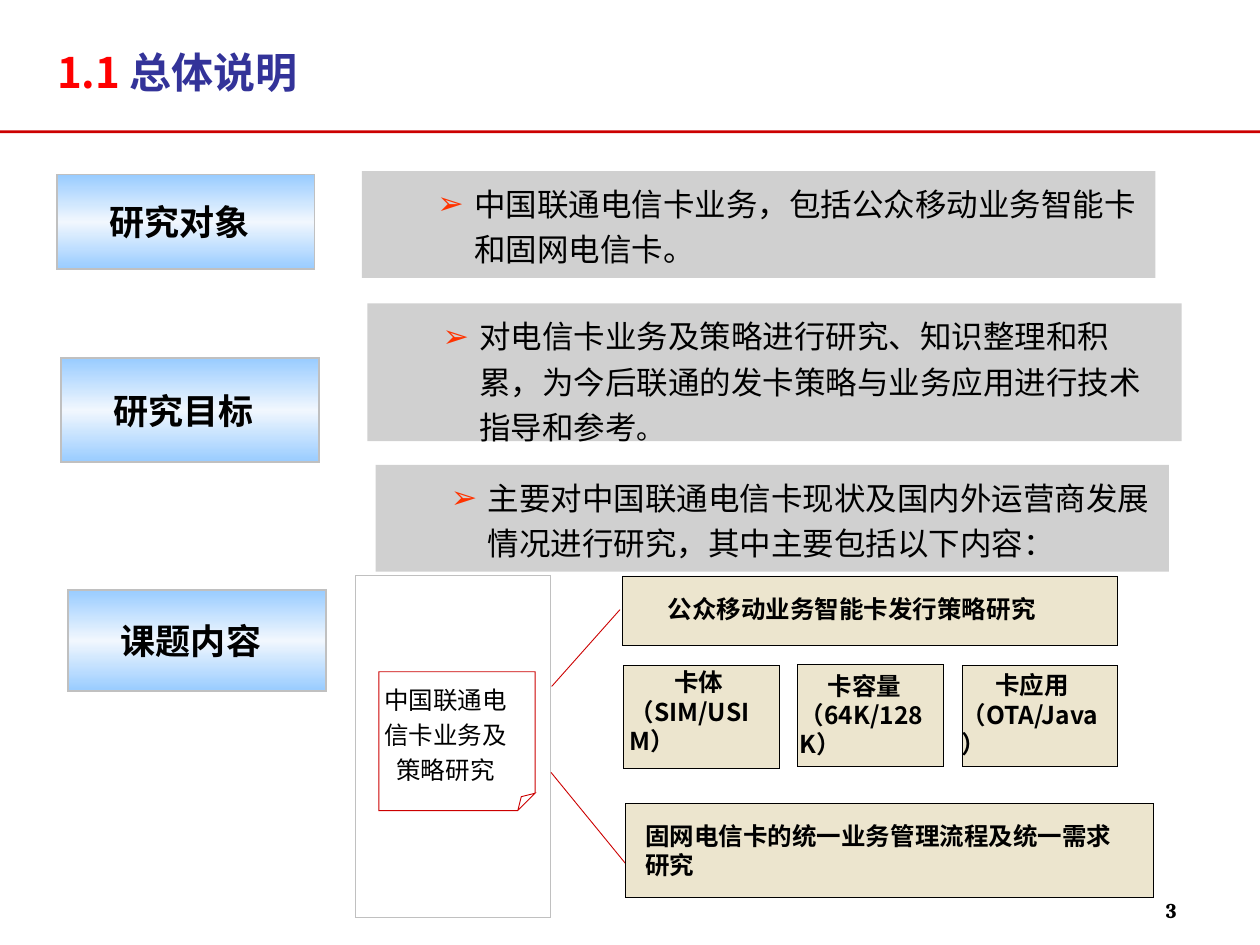
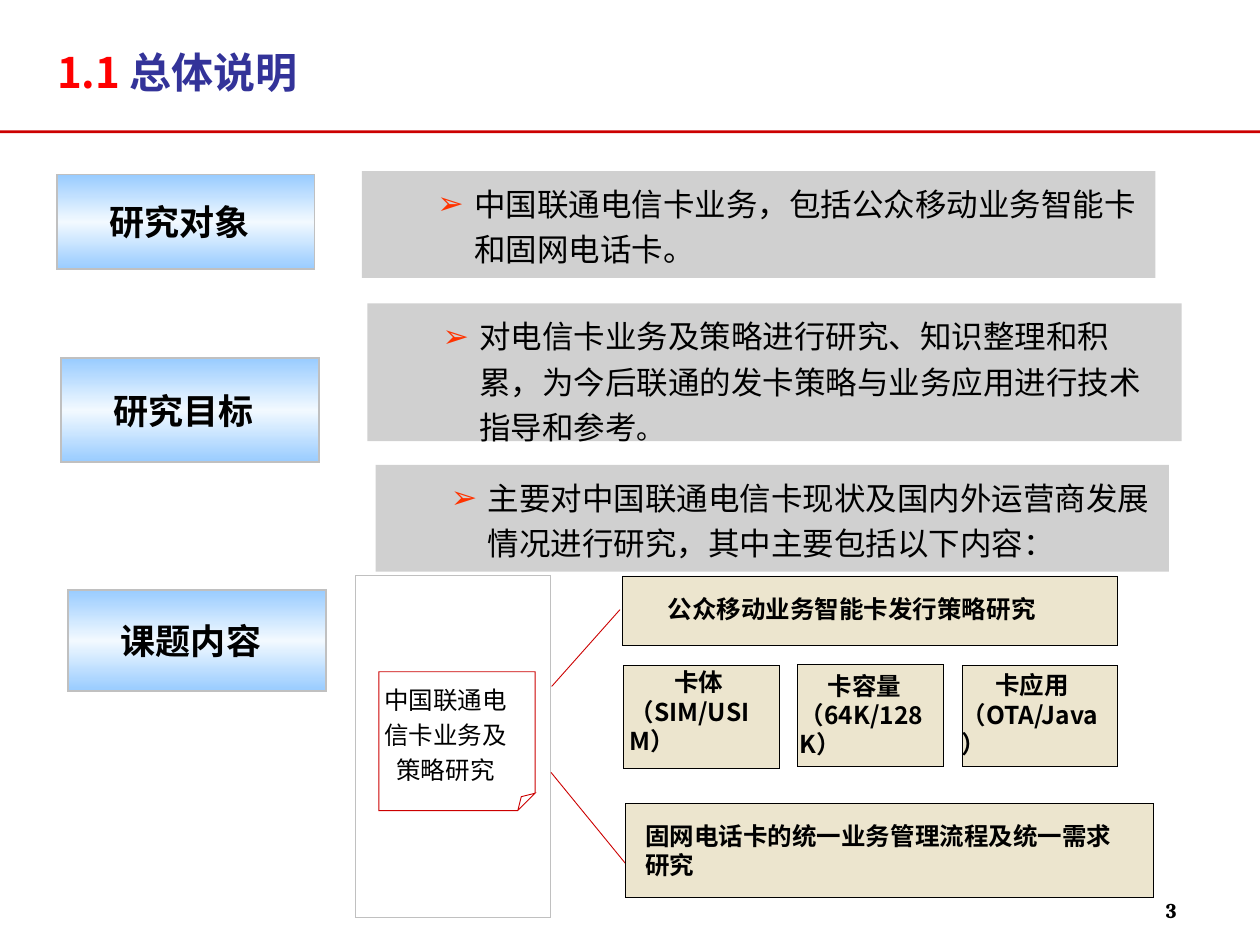
Before and after one commit to momo1101/unicardsrch, a slide deck: slide 3 of 软课题文本/软课题-中国联通电信卡业务及策略研究.ppt. Drawn at 1260x945 pixels with LibreOffice and Linux fonts; fonts in the diff are those of the drawing; grey boxes stand for pictures; background and template pictures are left out. Boxes give left, top, right and bottom in pixels: in the first picture for what was removed or moved away, otherwise in the second. Text is boxed around its words. In the diff, an @@ line names an element or a change of style, - is before the commit and + after.

```diff
--- a/软课题文本/软课题-中国联通电信卡业务及策略研究.ppt
+++ b/软课题文本/软课题-中国联通电信卡业务及策略研究.ppt
@@ text in picture at [474,189,1135,264]: text changed @@
-  ➢ 中国联通电信卡业务，包括公众移动业务智能卡和固网电信卡。
+  ➢ 中国联通电信卡业务，包括公众移动业务智能卡和固网电话卡。
@@ text at [645,824,1111,877]: text changed @@
-固网电信卡的统一业务管理流程及统一需求研究
+固网电话卡的统一业务管理流程及统一需求研究
```
Also in this commit, not shown: 11 other slides changed.
